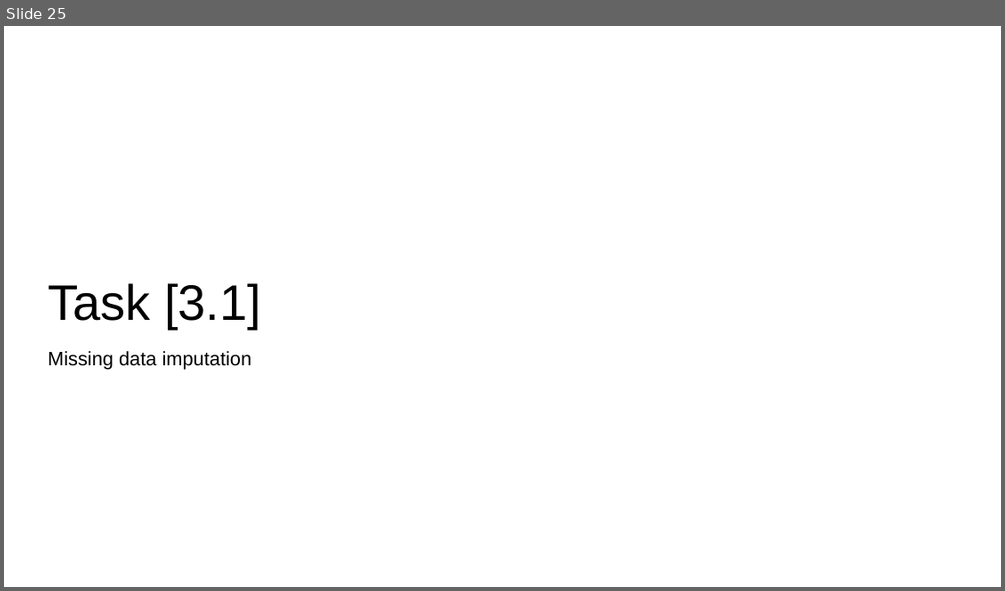
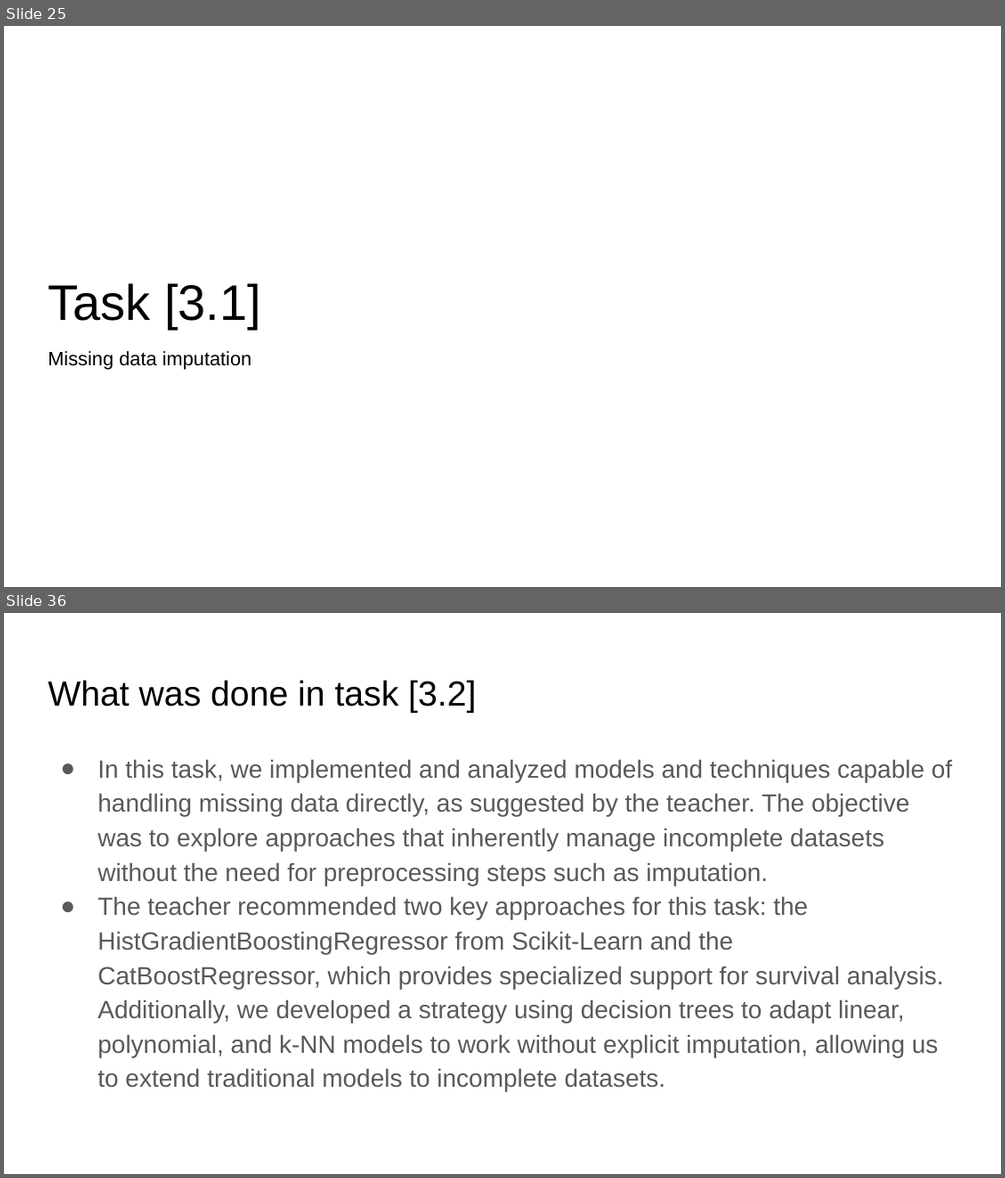
Before and after one commit to PedroFPeralta/FCT-ML-Nova-PRS2, a slide deck: ML@NOVA Team PRS.pptx. Shown one above the other, each under a label of ours: slide 25 before the commit, slides 25 and 36 after it; the slides between them are not shown. The pictures are 1005x591 and 1005x1178 pixels, drawn with LibreOffice and Linux fonts; fonts in the diff are those of the drawing. Boxes give left, top, right and bottom in pixels: in the first picture for what was removed or moved away, otherwise in the second. Text is boxed around its words. In the diff, an @@ line names an element or a change of style, - is before the commit and + after.

```diff
--- a/ML@NOVA Team PRS.pptx
+++ b/ML@NOVA Team PRS.pptx
@@ slide 36 added at [4, 613, 1001, 1174], background #FFFFFF @@
@@ title added at [48, 680, 476, 713], 25.2 pt, text #000000 @@
+What was done in task [3.2]
@@ text added at [97, 759, 952, 1092], 18 pt, text #595959 @@
+● In this task, we implemented and analyzed models and techniques capable of handling missing data directly, as suggested by the teacher. The objective was to explore approaches that inherently manage incomplete datasets without the need for preprocessing steps such as imputation.
+● The teacher recommended two key approaches for this task: the HistGradientBoostingRegressor from Scikit-Learn and the CatBoostRegressor, which provides specialized support for survival analysis. Additionally, we developed a strategy using decision trees to adapt linear, polynomial, and k-NN models to work without explicit imputation, allowing us to extend traditional models to incomplete datasets.
```
Also in this commit, not shown: 3 slides changed, 38 other slides added, 26 slides removed.
